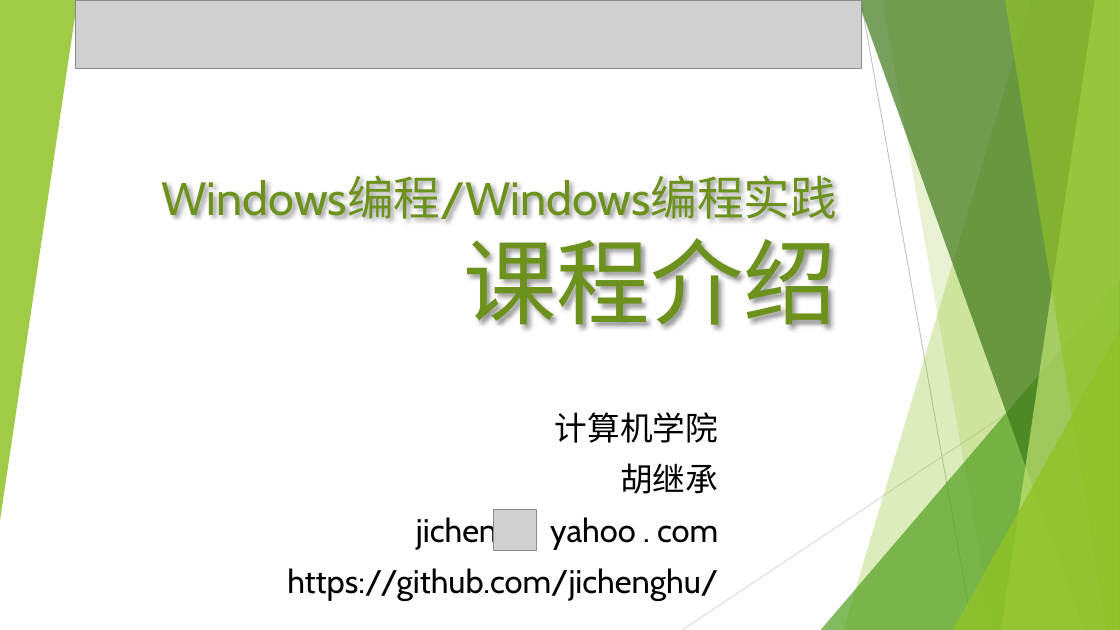
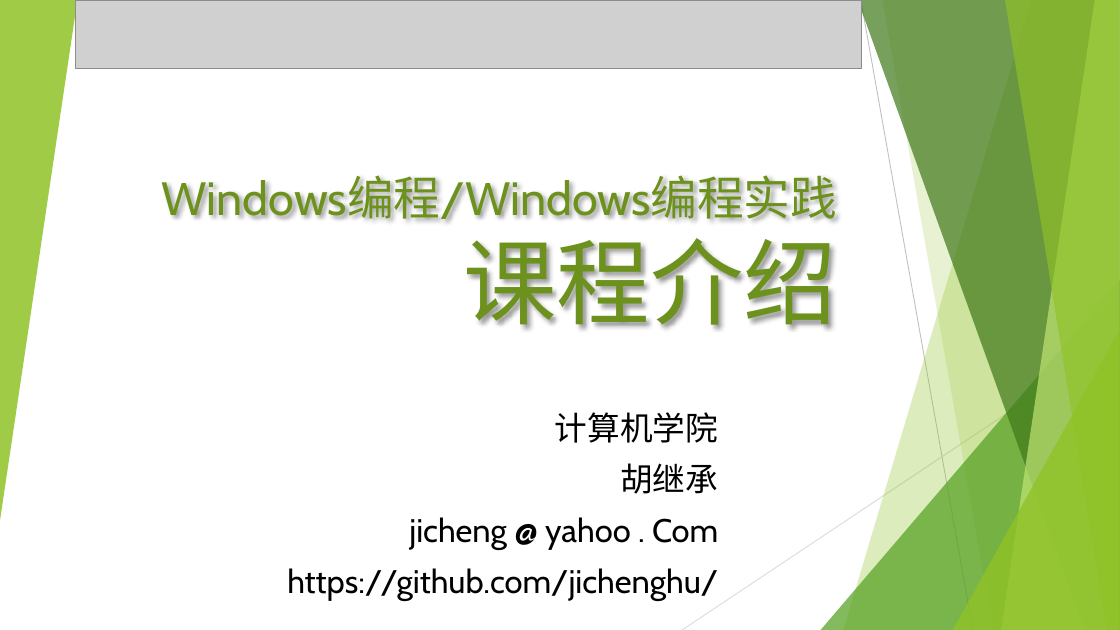
Before and after one commit to jichenghu/ppt_programmingWindows, a slide deck: slide 1 of introduction.pptx. Drawn at 1120x630 pixels with LibreOffice and Linux fonts; fonts in the diff are those of the drawing; grey boxes stand for pictures. Boxes give left, top, right and bottom in pixels: in the first picture for what was removed or moved away, otherwise in the second. Text is boxed around its words. In the diff, an @@ line names an element or a change of style, - is before the commit and + after.

```diff
--- a/introduction.pptx
+++ b/introduction.pptx
@@ subtitle at box(409, 517, 718, 550): text changed @@
-jicheng yahoo . com
+jicheng @ yahoo . Com
@@ picture removed at box(494, 510, 537, 551) @@
```
Also in this commit, not shown: 3 other slides changed, 5 other files.
